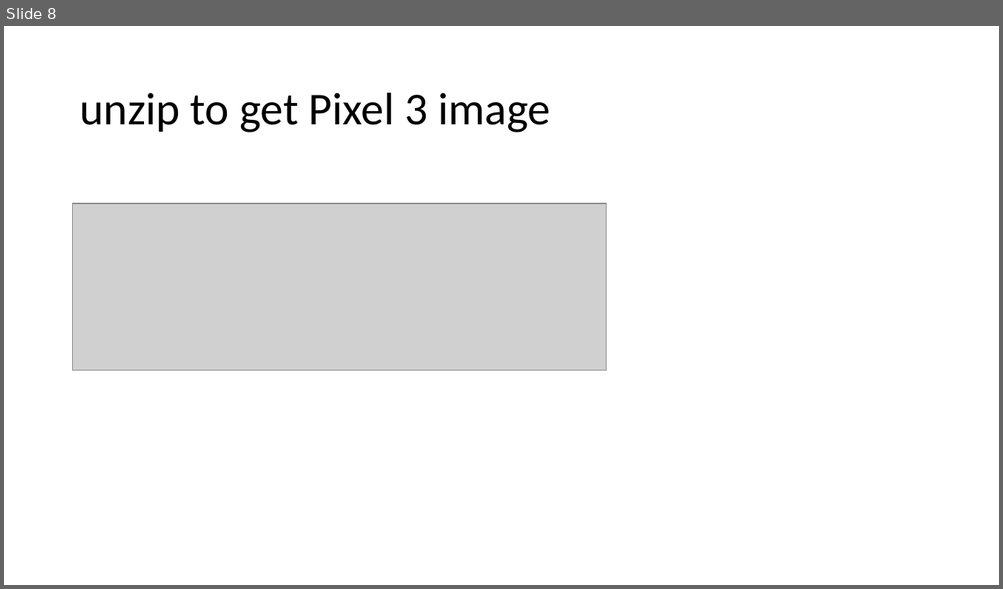
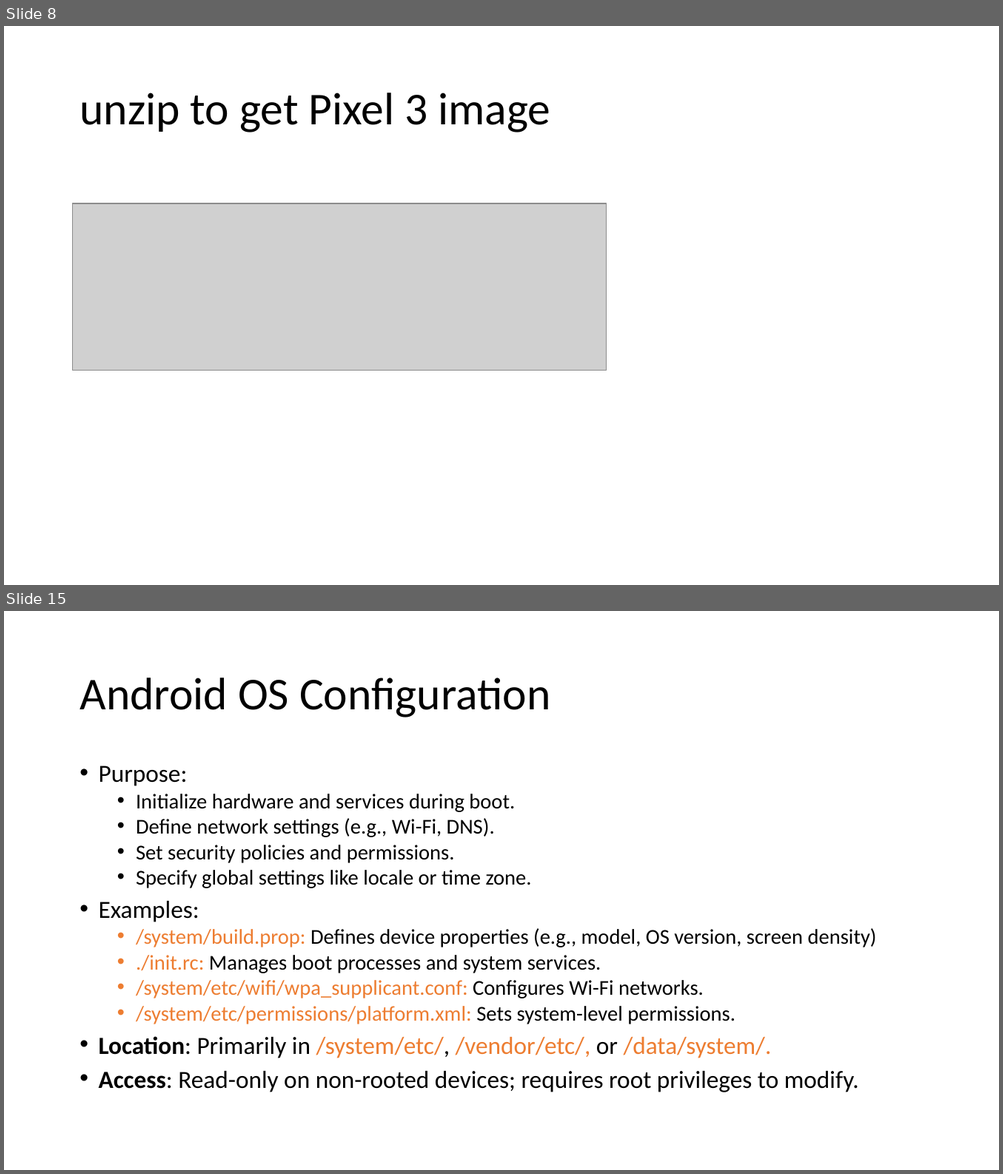
Before and after one commit to frankwxu/digital-forensics-lab, a slide deck: Android10/1_Pixel3_Image.pptx. Shown one above the other, each under a label of ours: slide 8 before the commit, slides 8 and 15 after it; the slides between them are not shown. The pictures are 1003x589 and 1003x1174 pixels, drawn with LibreOffice and Linux fonts; fonts in the diff are those of the drawing; grey boxes stand for pictures; background and template pictures are left out. Boxes give left, top, right and bottom in pixels: in the first picture for what was removed or moved away, otherwise in the second. Text is boxed around its words. In the diff, an @@ line names an element or a change of style, - is before the commit and + after.

```diff
--- a/Android10/1_Pixel3_Image.pptx
+++ b/Android10/1_Pixel3_Image.pptx
@@ slide 15 added at (4,611,999,1170), background #FFFFFF @@
@@ title added at (79,678,551,718), 44 pt, text #000000 @@
+Android OS Configuration
@@ text added at (99,766,876,1093), 20.4 pt, text #000000 @@
+• Purpose:
+  • Initialize hardware and services during boot.
+  • Define network settings (e.g., Wi-Fi, DNS).
+  • Set security policies and permissions.
+  • Specify global settings like locale or time zone.
+• Examples:
+  • /system/build.prop: Defines device properties (e.g., model, OS version, screen density)
+  • ./init.rc: Manages boot processes and system services.
+  • /system/etc/wifi/wpa_supplicant.conf: Configures Wi-Fi networks.
+  • /system/etc/permissions/platform.xml: Sets system-level permissions.
+• Location: Primarily in /system/etc/, /vendor/etc/, or /data/system/.
+• Access: Read-only on non-rooted devices; requires root privileges to modify.
```
Also in this commit, not shown: 1 slide changed, 10 other slides added, 1 other file.
